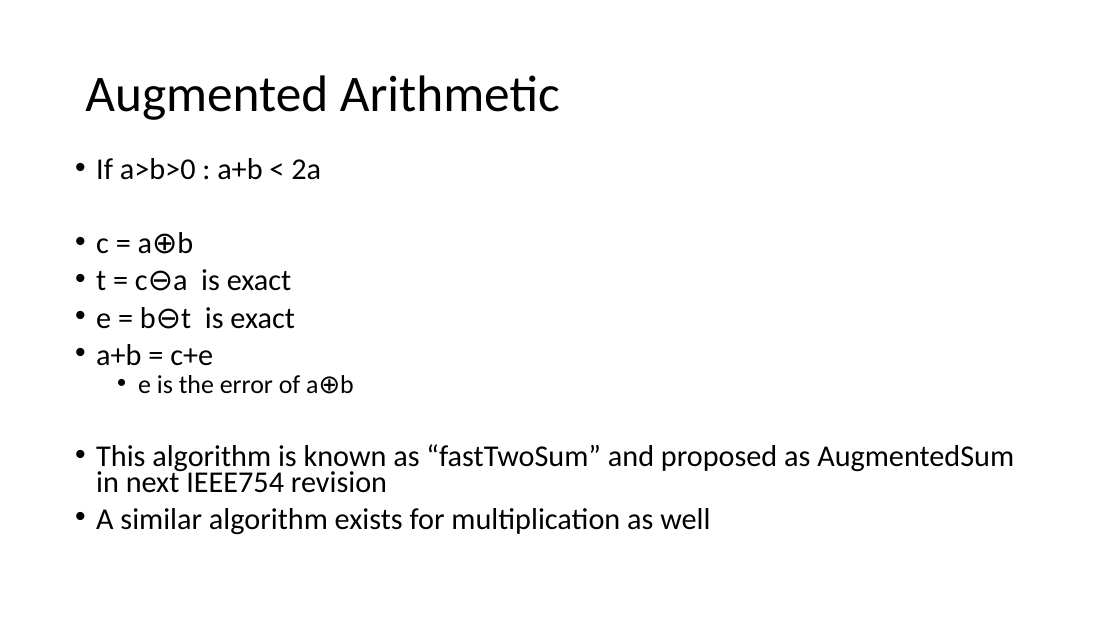
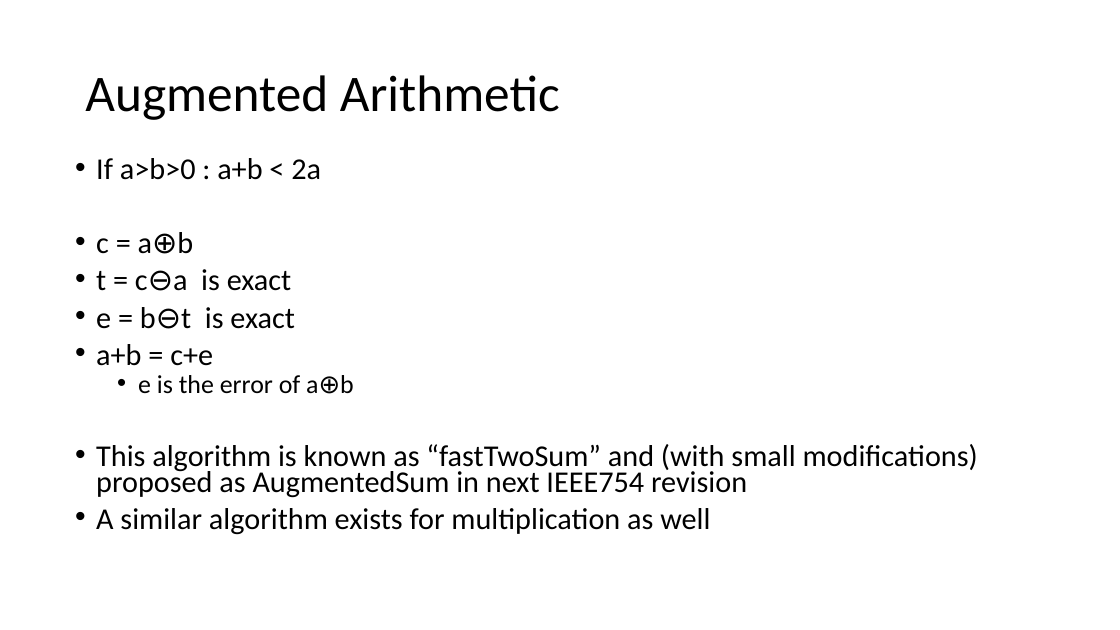
Before and after one commit to VinInn/FPCourse, a slide deck: slide 17 of Slides/FPforScientist.pptx. Drawn at 1120x630 pixels with LibreOffice and Linux fonts; fonts in the diff are those of the drawing. Boxes give left, top, right and bottom in pixels: in the first picture for what was removed or moved away, otherwise in the second. Text is boxed around its words. In the diff, an @@ line names an element or a change of style, - is before the commit and + after.

```diff
--- a/Slides/FPforScientist.pptx
+++ b/Slides/FPforScientist.pptx
@@ text at [96,444,978,498]: text changed @@
-• This algorithm is known as “fastTwoSum” and proposed as AugmentedSum in next IEEE754 revision
+• This algorithm is known as “fastTwoSum” and (with small modifications) proposed as AugmentedSum in next IEEE754 revision
```
Also in this commit, not shown: 1 slide added.
